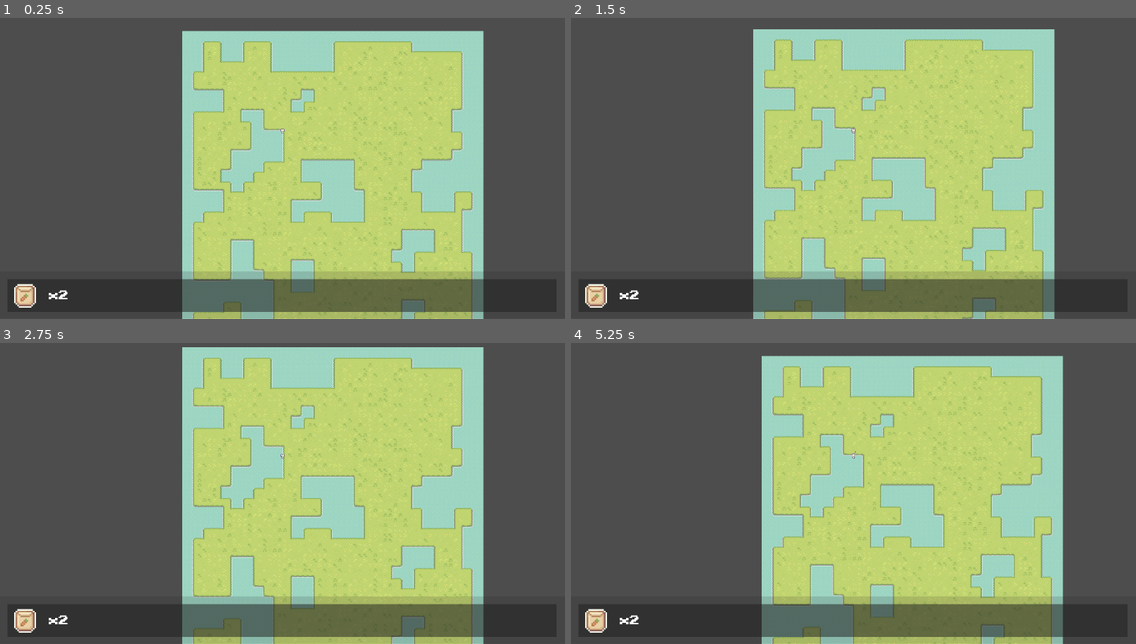
Above: before the commit, frames 1-4 (two rows, left to right).
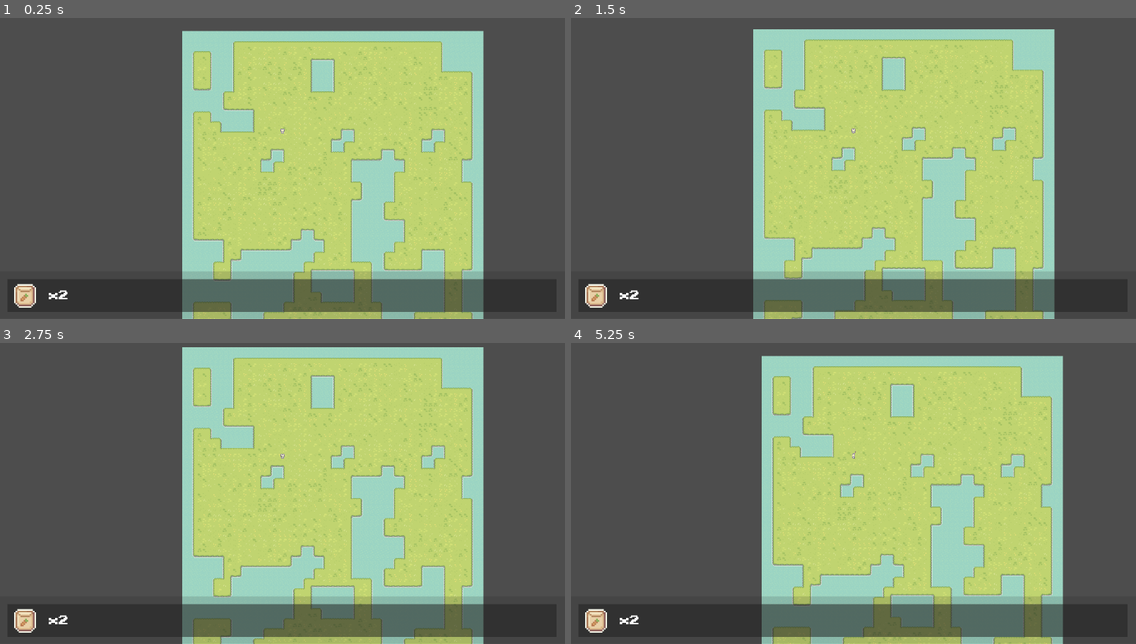
Above: after the commit, the same moments.

Repository: super-goose/garden_land
Game: Godot game, scene res://maps.tscn
The game is run twice, just before and just after one commit, with the same random seed, the same clock (stepped at 60 frames per second) and the same inputs.
Inputs:
- Up to frame 1 (0.25 s): no input
- Up to frame 2 (1.5 s): tap Enter at 0.5 s; hold Right (go_right) 0.53-1.28 s; hold H (hoe) 0.53-1.28 s; tap Space at 1.25 s; hold Down (go_down) from 1.28 s (still down); tap W (water) at 1.35 s
- Up to frame 3 (2.75 s): release Down (go_down) at 2.03 s; hold Right (go_right) from 2.03 s (still down); hold H (hoe) from 2.03 s (still down)
- Up to frame 4 (5.25 s): tap Enter at 2.75 s; release Right (go_right) at 2.78 s; release H (hoe) at 2.78 s; hold Up (go_up) 2.78-3.53 s; tap W (water) at 2.85, 4.35 s; hold H (hoe) 3.53-4.28 s; hold Left (go_left) 3.53-5.03 s; tap Space at 4.25 s; hold Down (go_down) from 5.03 s (still down); hold H (hoe) from 5.03 s (still down)

The runs differ from the first frame. In frame 1, 21% of the frame differs, in the area x 34-84%, y 7-100%; in frame 2, 21%; in frame 3, 21%, in the area x 34-84%, y 4-100%; in frame 4, 21%.

Commit message:
work on hills

Diff:
--- /dev/null
+++ b/globals/common.gd
@@ -0,0 +1,4 @@
+extends Node
+
+func between(min: float, max: float, num: float):
+	return min < num and num < max
--- a/level/Util.gd
+++ b/level/Util.gd
@@ -2,6 +2,7 @@
 
 var temp_width : int
 var temp_height : int
+const PERCENT_WATER = 45
 
 """ randomly generate a map, defined by true (land) and false (not land) values """
 func generate_map_matrix(world_width: int, world_height: int) -> Array:
@@ -37,7 +38,13 @@
 	for x in range(0, temp_width):
 		var column = []
 		for y in range(0, temp_height):
-			column.push_front(Dice.rng.randi_range(0, 1) == 1)
+			var is_in_the_middle = (
+				Common.between((temp_height / 2) - (temp_height / 20), (temp_height / 2) + (temp_height / 20), y)
+				if temp_height > temp_width else
+				Common.between((temp_width / 2) - (temp_width / 20), (temp_width / 2) + (temp_width / 20), x)
+			)
+			var should_be_land = Dice.rng.randi_range(1, 100) > (85 if is_in_the_middle else PERCENT_WATER)
+			column.push_front(should_be_land)
 		matrix.push_front(column)
 	return matrix
 
@@ -114,3 +121,52 @@
 		for y in range(0, matrix[x].size()):
 			matrix[x][y] = operation.call(matrix[x][y], x, y)
 	return matrix
+
+func generate_hills(matrix):
+	pass
+"""
+  const addHills = (map) => {
+	const mapToHill = clone(map);
+	// select a few spots to add hills
+	const hillCells = [];
+	const hills = mapToHill.map((column, x) => {
+	  return column.map((cell, y) => {
+		if (cell) {
+		  if (!mapToHill[x + 1][y] || !mapToHill[x - 1][y] || !mapToHill[x][y + 1] || !mapToHill[x][y - 1]) {
+			hillCells.push({ x, y })
+			return true;
+		  }
+		  hillCells.push({ x, y })
+		  return Math.random() > .7;
+		}
+
+		return false;
+	  });
+	});
+
+	const targetNumberOfHillCells = hillCells.length * .7;
+	const hillCellsToRemove = [];
+	while (hillCells.length > targetNumberOfHillCells) {
+	  hillCellsToRemove.push(hillCells.splice(Math.floor(Math.random() * hillCells.length), 1)[0]);
+	}
+
+	hillCellsToRemove.forEach(({ x, y }) => {
+	  hills[x][y] = false;
+	})
+
+	const paredDownHills = hills.map((column, x) => {
+	  return column.map((cell, y) => {
+		if (cell) {
+		  if (hills[x + 1][y] || hills[x - 1][y] || hills[x][y + 1] || hills[x][y - 1]) {
+			return true;
+		  }
+		}
+
+		return false;
+	  });
+	});
+
+	return paredDownHills
+  }
+
+"""
--- a/project.godot
+++ b/project.godot
@@ -18,6 +18,7 @@
 [autoload]
 
 Dice="*res://globals/dice.gd"
+Common="*res://globals/common.gd"
 
 [display]
 
Not shown, changed: utils/map-gen.html
